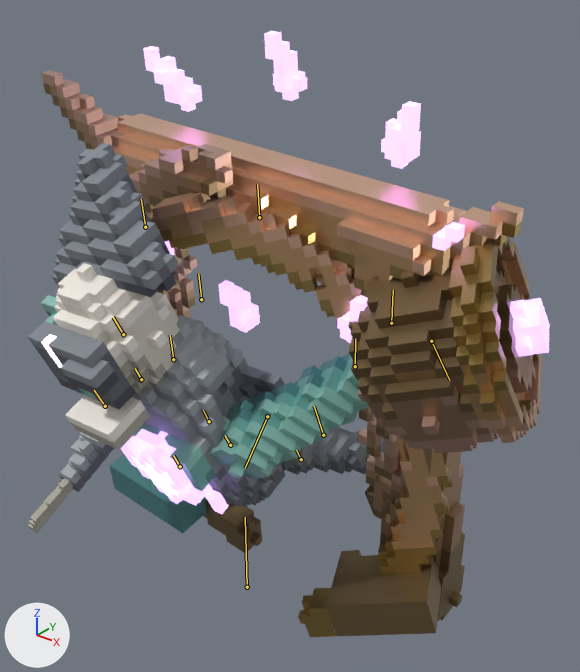
The glTF model public/assets/harthmere/glb/bosses/failed_apprentice_world.glb: old version first, new version second.
Rendered twice from a camera (50 mm lens) standing at (4.31, -4.37, 6.2) and looking at (0.21, 0.76, 3.02). Arrows for +X, +Y and +Z are at lower left; the lights stay in place. The first picture is the older version. Both versions are drawn at frame 24 of the action 'BellFist'; the numbers are the values there. The bones that change, and the others that lie on the model, are drawn over the model as lines.

Names of what the first picture shows: 'failed_apprentice'.
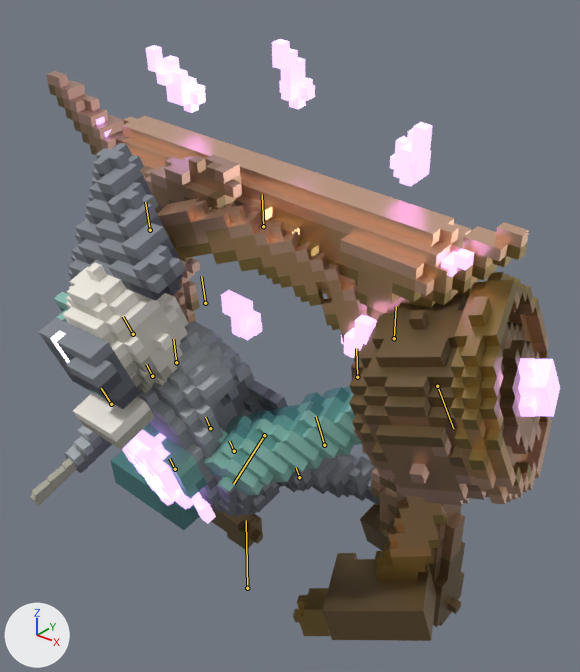
Location of each change, [x1, y1, x2, y2] in pixels of the pictures (580 x 672 px):
'failed_apprentice', posed
    before: [28, 31, 550, 637]
    after: [31, 39, 560, 641]
bone 'Root', root to tip
    before: (247, 587) to (245, 517)
    after: (247, 588) to (246, 520)
bone 'BellShell.L', root to tip
    before: (173, 359) to (170, 335)
    after: (176, 362) to (173, 339)
bone 'BellShell.R', root to tip
    before: (323, 435) to (314, 406)
    after: (324, 445) to (316, 416)
bone 'Body', root to tip
    before: (209, 421) to (203, 410)
    after: (210, 428) to (205, 417)
bone 'BellFist', root to tip
    before: (431, 341) to (449, 380)
    after: (437, 386) to (453, 428)
bone 'Head', root to tip
    before: (123, 334) to (113, 317)
    after: (133, 334) to (123, 316)
bone 'Chain.L', root to tip
    before: (201, 299) to (198, 273)
    after: (205, 303) to (201, 276)
bone 'Chain.R', root to tip
    before: (355, 366) to (355, 338)
    after: (357, 377) to (356, 348)
bone 'ShardHalo', root to tip
    before: (259, 217) to (257, 184)
    after: (263, 226) to (262, 194)

What the commit changed:
Bone 'Root' (bone_root) moves from (0.0, 0.0, 0.0) to (-0.008, -0.016, -0.011).
Bone 'Root' (bone_root) turns from (0, 0, 0) to (1, -1, -2) degrees about its own x, y and z.
Bone 'BellShell.L' (bone_bellshell_l) turns from (0, 0, 0) to (1, 1, -2) degrees about its own x, y and z.
Bone 'BellShell.L' (bone_bellshell_l) is rescaled from (1.0, 1.0, 1.0) to (1.01, 1.01, 1.01).
Bone 'BellShell.R' (bone_bellshell_r) turns from (0, 26, 19) to (1, 27, 17) degrees about its own x, y and z.
Bone 'BellShell.R' (bone_bellshell_r) is rescaled from (1.0, 1.0, 1.0) to (1.01, 1.01, 1.01).
Bone 'Body' (bone_body) turns from (15, 0, 8) to (11, -6, 6) degrees about its own x, y and z.
Bone 'BellFist' (bone_bellfist) turns from (58, 0, 73) to (59, 1, 72) degrees about its own x, y and z.
Bone 'BellFist' (bone_bellfist) is rescaled from (1.0, 1.0, 1.0) to (1.01, 1.01, 1.01).
Bone 'Head' (bone_head) turns from (0, 0, 0) to (3, 3, 3) degrees about its own x, y and z.
Bone 'Chain.L' (bone_chain_l) turns from (0, 0, 0) to (-1, -1, 3) degrees about its own x, y and z.
Bone 'Chain.R' (bone_chain_r) turns from (0, 0, 0) to (-1, -1, 4) degrees about its own x, y and z.
Bone 'ShardHalo' (bone_shardhalo) turns from (0, 0, 0) to (1, 1, -2) degrees about its own x, y and z.
Bone 'ShardHalo' (bone_shardhalo) is rescaled from (1.0, 1.0, 1.0) to (1.01, 1.01, 1.01).
